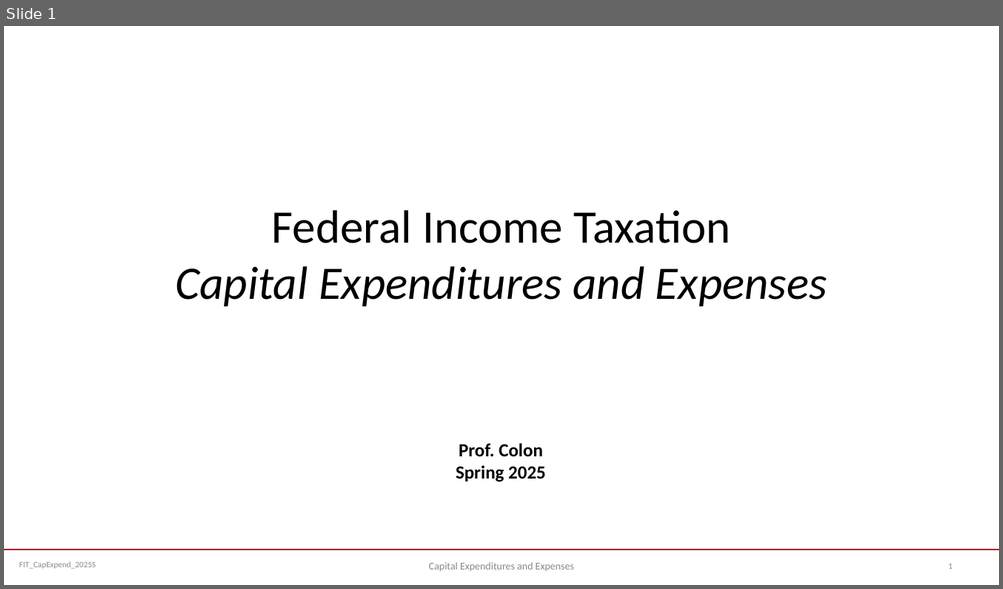
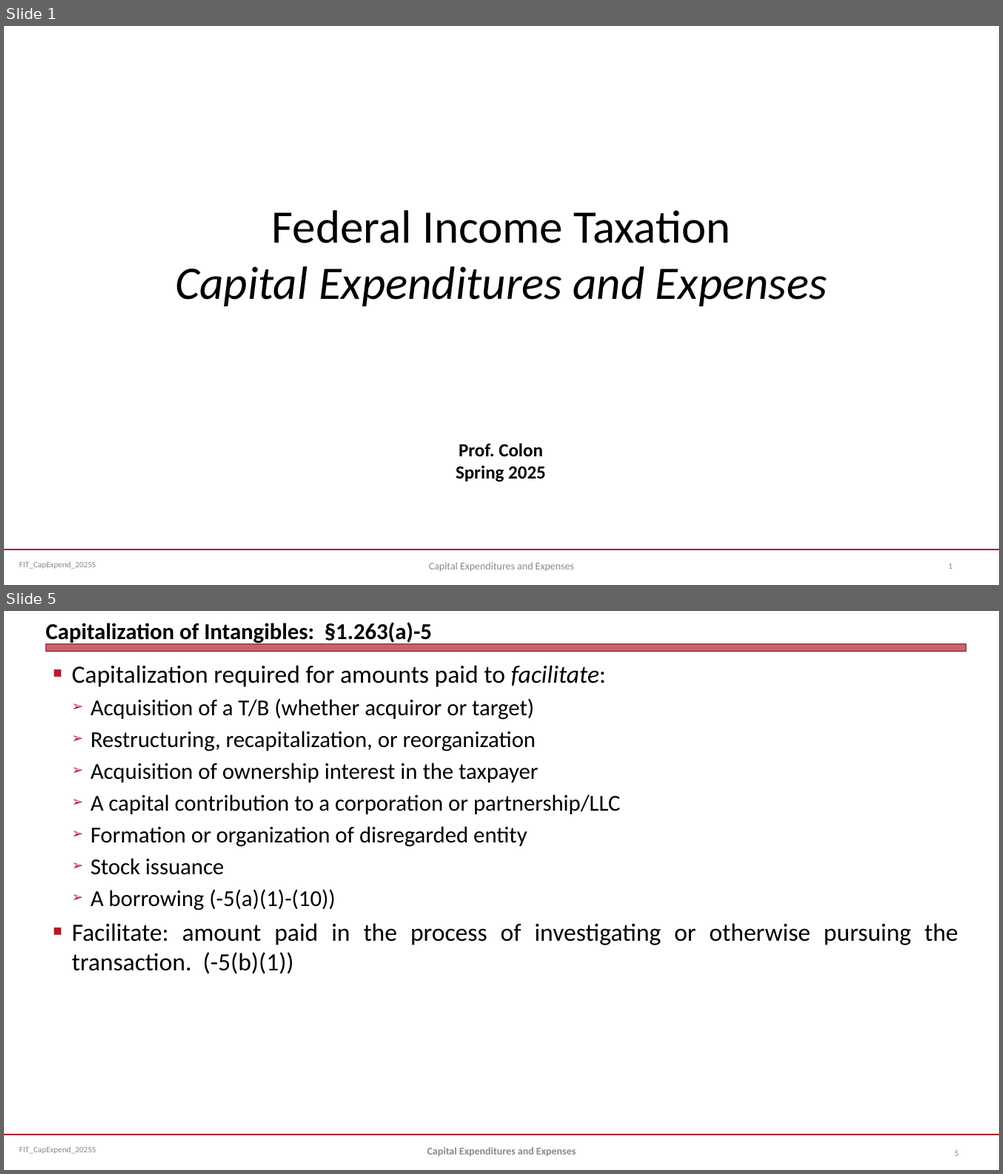
Before and after one commit to jmc877/Fed-Income-Tax, a slide deck: slides/FIT_CapExpend_2025S.pptx. Shown one above the other, each under a label of ours: slide 1 before the commit, slides 1 and 5 after it; the slides between them are not shown. The pictures are 1003x589 and 1003x1174 pixels, drawn with LibreOffice and Linux fonts; fonts in the diff are those of the drawing. Boxes give left, top, right and bottom in pixels: in the first picture for what was removed or moved away, otherwise in the second. Text is boxed around its words. In the diff, an @@ line names an element or a change of style, - is before the commit and + after.

```diff
--- a/slides/FIT_CapExpend_2025S.pptx
+++ b/slides/FIT_CapExpend_2025S.pptx
@@ slide 5 added at bbox=[4, 611, 999, 1170], background #FFFFFF; not listed: 2 template elements that a slide beside it also shows @@
@@ title added at bbox=[45, 622, 432, 645], 22 pt, text #000000, bold @@
+Capitalization of Intangibles: §1.263(a)-5
@@ rectangle added at bbox=[45, 644, 966, 652], fill #B01C2E at 69% opacity, outline #821522 0 pt @@
@@ text added at bbox=[72, 665, 958, 974], 22 pt, text #000000 @@
+■ Capitalization required for amounts paid to facilitate:
+  ➢ Acquisition of a T/B (whether acquiror or target)
+  ➢ Restructuring, recapitalization, or reorganization
+  ➢ Acquisition of ownership interest in the taxpayer
+  ➢ A capital contribution to a corporation or partnership/LLC
+  ➢ Formation or organization of disregarded entity
+  ➢ Stock issuance
+  ➢ A borrowing (-5(a)(1)-(10))
+■ Facilitate: amount paid in the process of investigating or otherwise pursuing the transaction. (-5(b)(1))
@@ text added at bbox=[427, 1147, 575, 1156], 10 pt, text #898989, bold @@
+Capital Expenditures and Expenses
@@ page number added at bbox=[954, 1151, 959, 1156], 8 pt, text #808080 @@
+5
```
Also in this commit, not shown: 1 slide changed, 7 other slides added, 1 other file.
